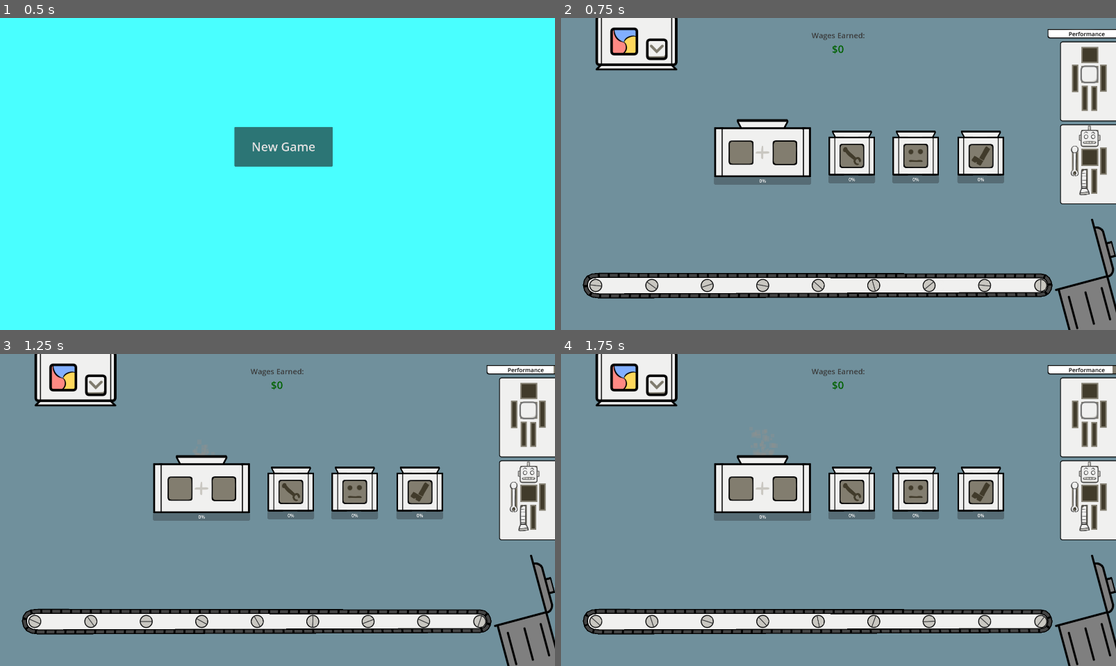
Above: before the commit, frames 1-4 (two rows, left to right).
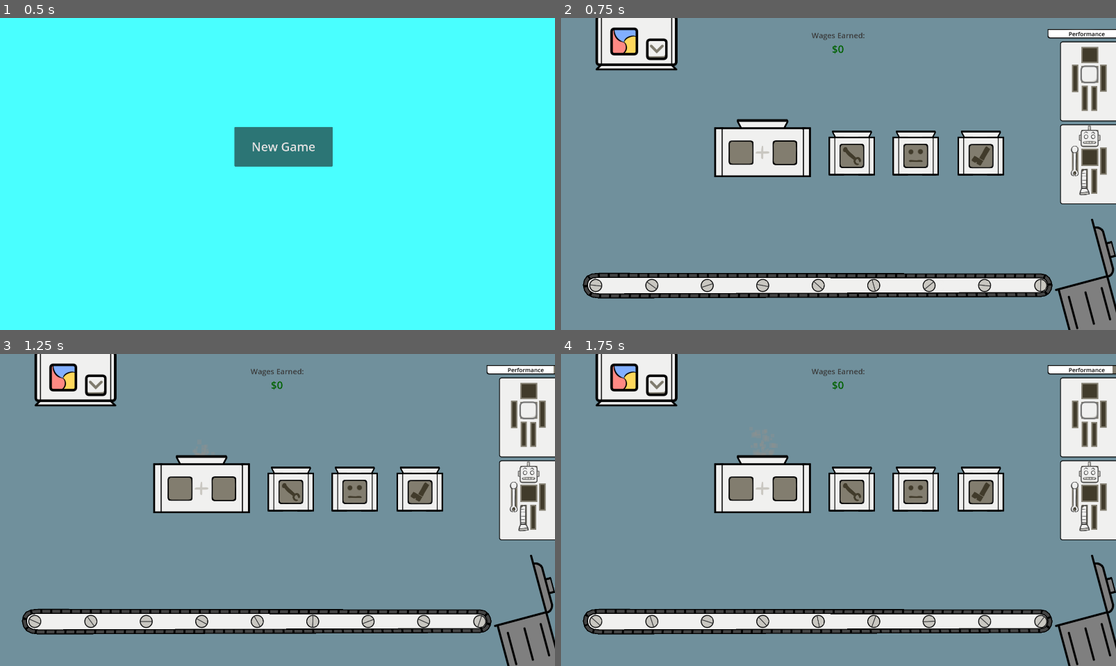
Above: after the commit, the same moments.

Repository: deejai/GodotWildJam53
Game: Godot game, scene res://Main/MainMenu.tscn
Two runs of this game, one before a commit and one after it. Both use one fixed random seed, a clock stepped at 60 frames per second and the inputs below.
Inputs (mouse positions are in pixels of both pictures, inside the frame that each line leads up to):
- Up to frame 1 (0.5 s): no input
- Up to frame 2 (0.75 s): click "New Game" at 0.5 s
- Up to frame 3 (1.25 s): no input
- Up to frame 4 (1.75 s): move the mouse to (960, 494) at 1.27 s; click (960, 494) at 1.42 s

Frame 1 is identical in both runs. In frame 2, 1.0% of the frame differs, in the area x 27-80%, y 50-54%; in frame 3, 1.0%; in frame 4, 1.0%.
Error in both runs: Invalid assignment of property or key 'playback_speed' with value of type 'float' on a base object of type 'AnimationPlayer'. (res://Main/Factory/ConveyorBelt/…

Commit message:
better timers

Diff:
--- a/Main/Factory/Factory.gd
+++ b/Main/Factory/Factory.gd
@@ -28,7 +28,8 @@
 
 	func tick(delta: float):
 		self.timer = max(0.0, self.timer - delta)
-		self.bar.value = 100.0 * self.timer / self.duration
+		self.bar.value = 0.0 if self.timer == 0.0 else 100.0 * (1 - self.timer / self.duration)
+		self.bar.visible = self.timer > 0.0
 		self.set_shutters()
 		if self.loaded and self.timer == 0.0:
 			self.loaded = false
--- a/Main/Factory/Factory.tscn
+++ b/Main/Factory/Factory.tscn
@@ -123,6 +123,7 @@
 offset_top = 200.0
 offset_right = 336.0
 offset_bottom = 227.0
+show_percentage = false
 
 [node name="Shutter1" type="TextureRect" parent="Combiner"]
 visible = false
@@ -162,6 +163,7 @@
 offset_top = 156.0
 offset_right = 162.0
 offset_bottom = 183.0
+show_percentage = false
 
 [node name="Shutter" type="TextureRect" parent="ArmMaker"]
 visible = false
@@ -187,6 +189,7 @@
 offset_top = 156.0
 offset_right = 162.0
 offset_bottom = 183.0
+show_percentage = false
 
 [node name="Shutter" type="TextureRect" parent="HeadMaker"]
 visible = false
@@ -212,6 +215,7 @@
 offset_top = 156.0
 offset_right = 162.0
 offset_bottom = 183.0
+show_percentage = false
 
 [node name="Shutter" type="TextureRect" parent="LegMaker"]
 visible = false
